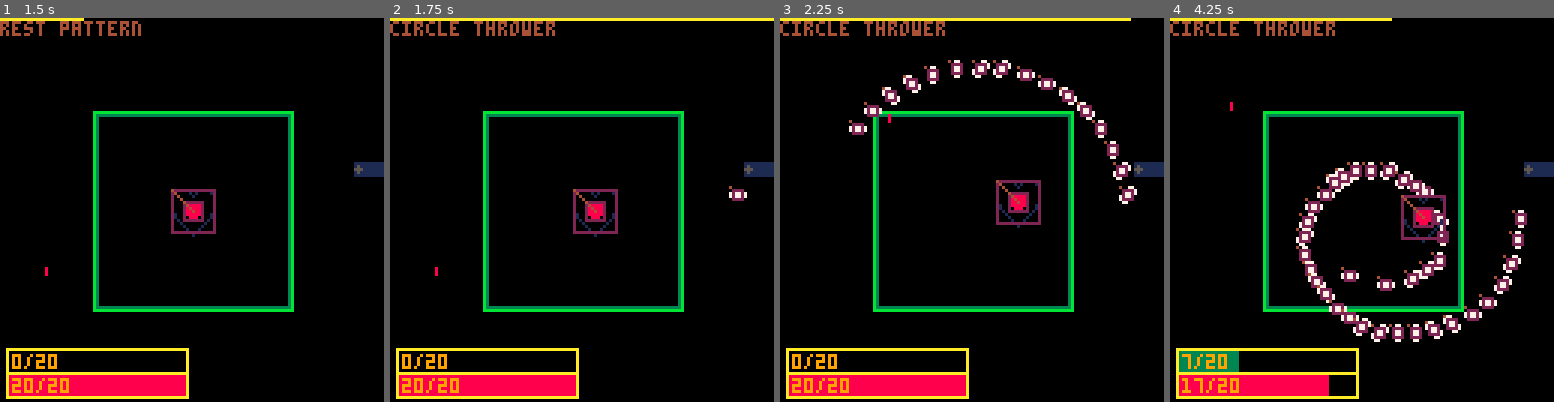
Above: before the commit, frames 1-4 (left to right).
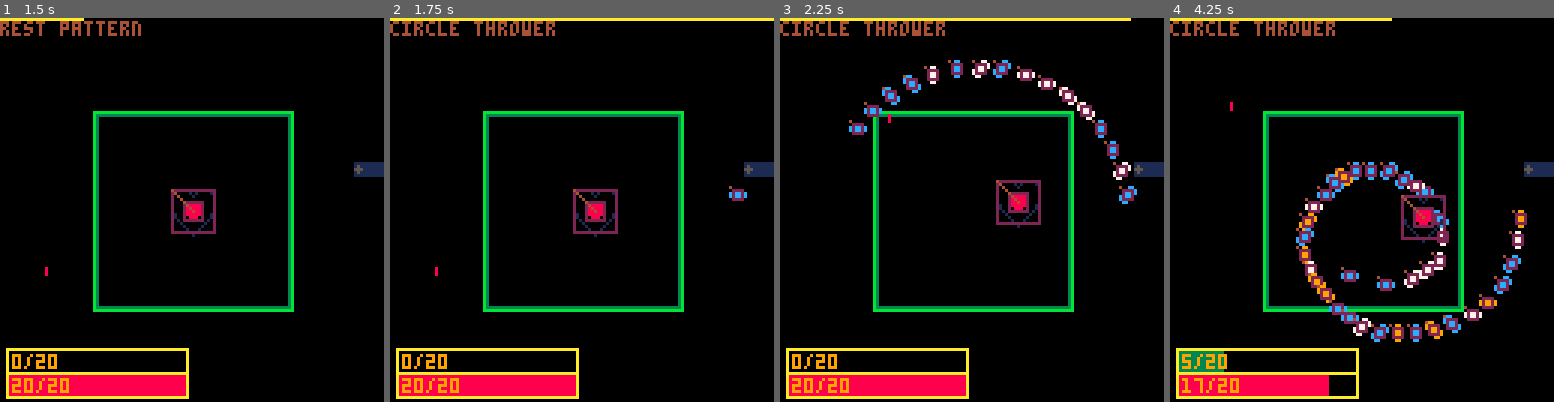
Above: after the commit, the same moments.

Repository: GiovanH/Pico8_Dev
Game: PICO-8 cartridge undertale.p8
The game is run twice, just before and just after one commit, with the same random seed, the same clock (stepped at 60 frames per second) and the same inputs.
Inputs (mouse positions are in pixels of both pictures, inside the frame that each line leads up to):
- Up to frame 1 (1.5 s): tap X (X key) at 0.33, 1.07 s; click (280, 121) at 0.67 s; tap O (Z key) at 0.7 s; click (46, 267) at 1.22 s
- Up to frame 2 (1.75 s): hold Right from 1.6 s (still down); tap O (Z key) at 1.7 s
- Up to frame 3 (2.25 s): click (887, 114) at 1.77 s; tap X (X key) at 1.85 s; release Right at 2.1 s; tap O (Z key) at 2.1 s; hold Up from 2.15 s (still down)
- Up to frame 4 (4.25 s): click (1342, 259) at 2.32 s; release Up at 2.42 s; hold Right 2.47-3.03 s; tap O (Z key) every 0.4 s from 2.5 to 4.1 s; click (1404, 106) at 2.87 s; tap X (X key) at 2.97, 4.08 s; hold Left 3.08-3.58 s; click (1465, 256) at 3.42 s; hold Down 3.63-3.97 s; click (1231, 102) at 3.97 s; hold Right from 4.02 s (still down)

Frame 1 is identical in both runs. In frame 2, less than 0.1% of the frame differs, in the area x 88-93%, y 45-47%; in frame 3, 0.5%; in frame 4, 1.8%, in the area x 3-93%, y 37-93%.

Commit message:
Colored damage, warning boxes, miner pattern

Diff:
--- a/undertale.p8
+++ b/undertale.p8
@@ -255,6 +255,7 @@
 function sort(list, keyfunc)
  for i = 2, #list do
   for j = i, 2, -1 do
+   printa(keyfunc, keyfunc(list[j-1]), keyfunc(list[j]))
    if keyfunc(list[j-1]) > keyfunc(list[j]) then
     list[j], list[j-1] = list[j-1], list[j]
    else
@@ -268,6 +269,14 @@
  local temp = {unpack(list)}
  sort(temp, keyfunc)
  return temp
+end
+
+function shuffle_table(table)
+  -- do a fisher-yates shuffle
+  for i = #table, 1, -1 do
+    local j = flr(rnd(i)) + 1
+    table[i], table[j] = table[j], table[i]
+  end
 end
 
 -- clamp query between min/max
@@ -481,7 +490,7 @@
  z_is_y = false,  -- domain: camera perspective
 }
 function actor:init(pos, spr_, size, kwargs)
- entity.init(self)
+ entity.init(self, kwargs)
  kwargs = kwargs or {}
  self.pos, self.spr, self.size = pos, spr_, size
  for prop in all{'anchor', 'offset', 'z_is_y', 'tcol', 'paltab'} do
@@ -779,10 +788,11 @@
  -- if (facing) self.facing = facing
  if unobstructed then
   self.pos = npos
- -- self.moved = true
+  self.moved = true
  end
 end
 function t_soul:move()
+ self.moved = false
  -- player movement
  local speed = 1
  -- lrudox
@@ -810,10 +820,10 @@
  for _,obj in pairs(self.stage.objects) do
   if obj != self then
    if self.hbox:overlaps(obj.hbox) then
-    -- If object has onhit, call onhit
+    -- If object has oncollide, call oncollide
     -- Bullet may choose to call soul:hit to deal damage
     -- If no damage delt, soul:hit returns false
-    if (obj.onhit) obj:onhit(self)
+    if (obj.oncollide) obj:oncollide(self)
    end
   end
  end
@@ -888,7 +898,7 @@
  for _,obj in pairs(self.stage.objects) do
   if obj != self then
    if self.hbox:overlaps(obj.hbox) then
-    if (obj.onhit and not obj._grazed) then
+    if (obj.oncollide and obj:canhit(self) and not obj._grazed) then
      self.soul:ongraze(obj)
      obj._grazed = true
     end
@@ -896,26 +906,46 @@
   end
  end
 end
+
+
+local t_warnbox = mob:extend{}
+function t_warnbox:draw()
+  rect(mrconcatu(self.hbox:grow(vec_noneone), 8))
+ mob.draw(self)
+end
+
 -- Bullets
 
 local t_bullet = mob:extend{
  dynamic = true,
  ttl = 200,
  dmg = 1,
- hbox = vec(5, 5),
+ bsize = vec(5, 5),
  vel = vec(0, 0.3),
- acc = vec(0, 0)
+ acc = vec(0, 0),
+ dmg_color = nil
 }
 function t_bullet:init(pos)
- mob.init(self, pos, false, self.hbox)
-end
-function t_bullet:onhit(player)
- local didhit = player:dmghit(self.dmg)
- if (didhit) self:destroy()
+ mob.init(self, pos, self.spr, self.size)
+ self.dmg_color = rndc{nil, "blue", "orange"}
+end
+function t_bullet:canhit(player)
+ if (self.dmg_color == "blue" and not player.moved) return false
+ if (self.dmg_color == "orange" and player.moved) return false
+ return true
+end
+function t_bullet:oncollide(player)
+ if (self:canhit(player)) do
+  local didhit = player:dmghit(self.dmg)
+  if (didhit) self:destroy()
+ end
 end
 function t_bullet:update()
  self.pos += self.vel
  self.vel += self.acc
+
+ if (self.dmg_color == "blue") self.paltab = {[7]=12}
+ if (self.dmg_color == "orange") self.paltab = {[7]=9}
 
  mob.update(self)
 end
@@ -925,7 +955,7 @@
  anim = {016, 017, 018, 019},
  frame_len = 4,
  dmg = 1,
- hbox = vec(5, 5),
+ bsize = vec(5, 5),
  vel = vec(0, 0.3)
 }
 function b_fall:update()
@@ -945,11 +975,13 @@
 end
 
 local b_mine = t_bullet:extend{
- ttl = 300,
+ ttl = 400,
  anim = {001},
  frame_len = 4,
  dmg = 1,
- hbox = vec(4, 4),
+ bsize = vec(4),
+ anchor = vec(-2),
+ hbox_offset = vec(-2),
  vel = vec(0, 0)
 }
 
@@ -958,7 +990,7 @@
  anim = {016, 017, 018, 019},
  frame_len = 4,
  dmg = 1,
- hbox = vec(4, 4),
+ bsize = vec(4, 4),
  hbox_offset = vec(1, 1),
  vel = vec(0, 0)
 }
@@ -1058,20 +1090,28 @@
 }
 function pat_miner:coupdate()
  local arena = self.stage.arena
- local r = 50
- for i = 1, 6 do
-  self:addchild(b_mine(vec(
-     64 + (i - 3)*8,
-     64 - 32
-    )))
-  yield()
- end
- for i = 1, 6 do
-  self:addchild(b_mine(vec(
-     64 + (i - 3)*16,
-     64 + 28
-    )))
-  yield()
+ local o_soul = self.stage.o_soul
+ local warntime = 45
+ local vecs = {}
+ for x = 0, 3 do
+  for y = 0, 3 do
+   add(vecs, (vec(0.5)+vec(x, y))/4)
+  end
+ end
+ shuffle_table(vecs)
+ for v in all(vecs) do
+   printa(arena.hbox)
+   bigbox = bbox(
+    arena.hbox.origin + v:dotp(arena.hbox.size),
+    vec(0,0)
+   ):outline(8)
+
+   -- if not o_soul.hbox:overlaps(bigbox) then
+   self:addchild(t_warnbox(bigbox.origin, false, bigbox.size, {ttl=warntime}))
+    self.stage:schedule(warntime, closure(self.addchild, self, b_mine(bigbox:center())))
+   -- end
+   yieldn(4)
+
  end
 end
 
